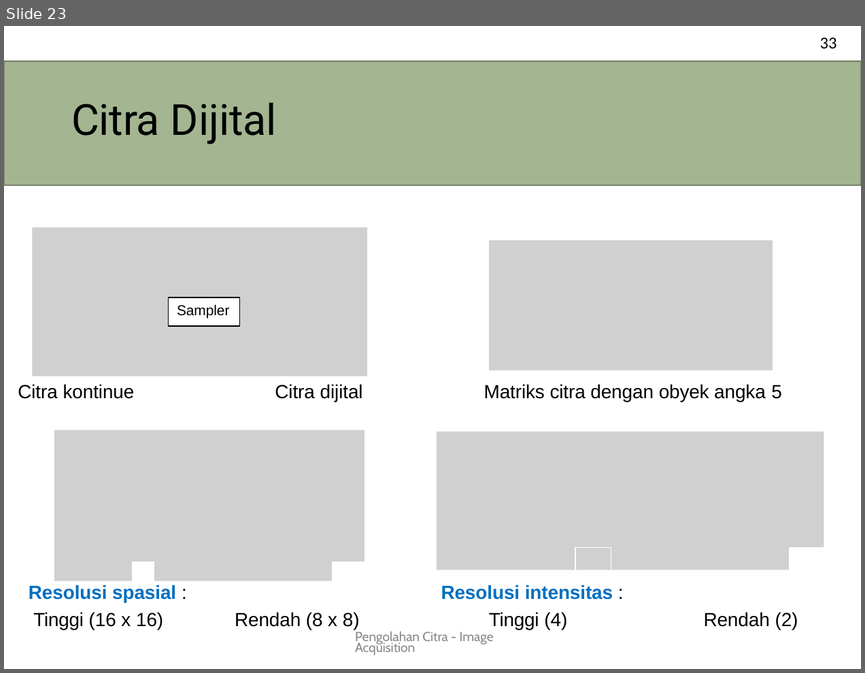
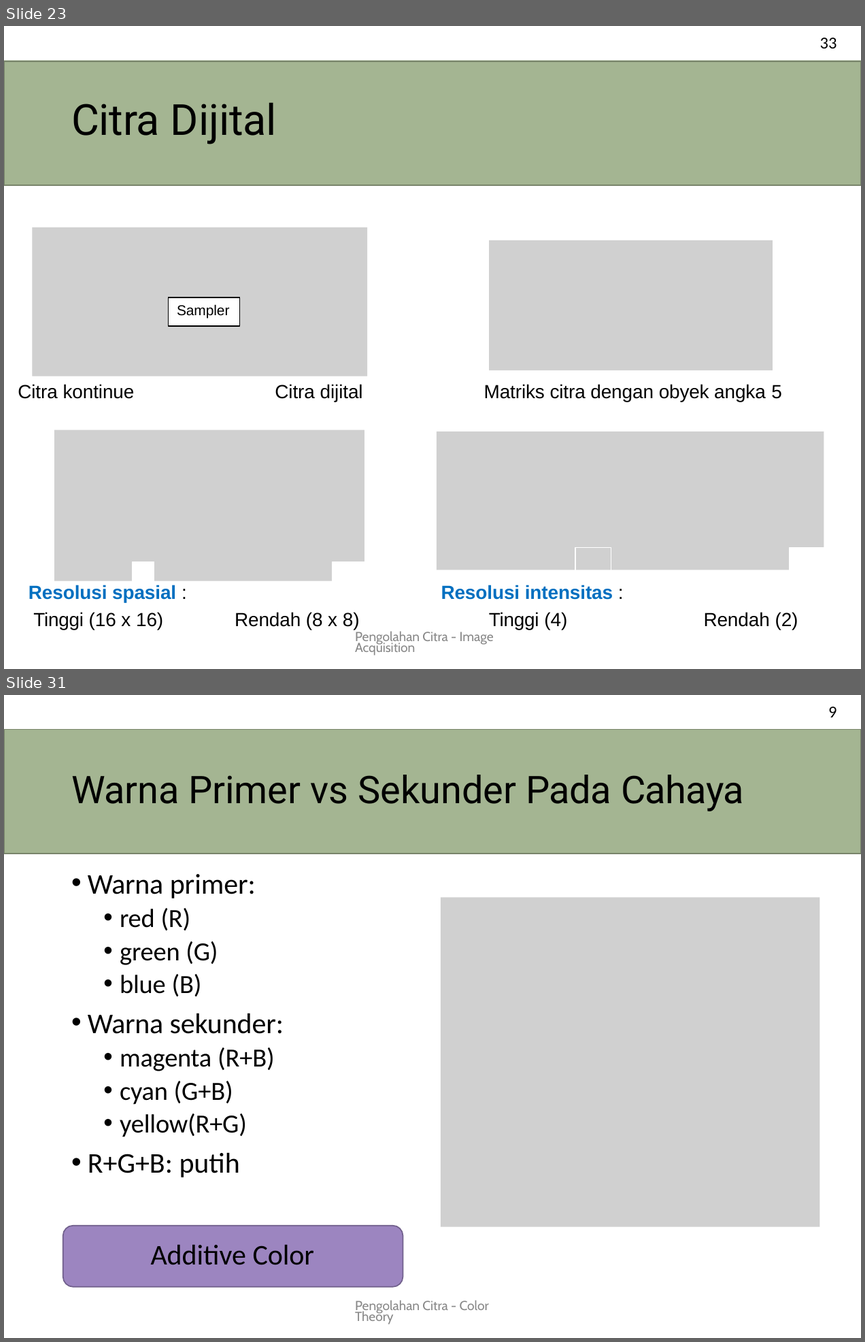
Before and after one commit to novalassalam/comvis, a slide deck: pencit.pptx. Shown one above the other, each under a label of ours: slide 23 before the commit, slides 23 and 31 after it; the slides between them are not shown. The pictures are 865x673 and 865x1342 pixels, drawn with LibreOffice and Linux fonts; fonts in the diff are those of the drawing; grey boxes stand for pictures. Boxes give left, top, right and bottom in pixels: in the first picture for what was removed or moved away, otherwise in the second. Text is boxed around its words. In the diff, an @@ line names an element or a change of style, - is before the commit and + after.

```diff
--- a/pencit.pptx
+++ b/pencit.pptx
@@ slide 31 added at bbox=[4, 695, 861, 1338], background #FFFFFF @@
@@ text added at bbox=[828, 707, 836, 717], 14 pt, text #000000 @@
+9
@@ title added at bbox=[4, 729, 861, 853], fill #A4B592, outline #78846A 0.96 pt, 32 pt, text #000000 @@
+Warna Primer vs Sekunder Pada Cahaya
@@ text added at bbox=[88, 874, 315, 1265], 22 pt, text #000000 @@
+• Warna primer:
+  • red (R)
+  • green (G)
+  • blue (B)
+• Warna sekunder:
+  • magenta (R+B)
+  • cyan (G+B)
+  • yellow(R+G)
+• R+G+B: putih
+Additive Color
@@ picture added at bbox=[440, 897, 820, 1226] @@
@@ freeform shape added at bbox=[63, 1225, 403, 1287], fill #9C85C0 @@
@@ freeform shape added at bbox=[63, 1225, 403, 1287], outline #705F8B 0.96 pt @@
@@ text added at bbox=[355, 1300, 489, 1324], 11 pt, text #888888 @@
+Pengolahan Citra - Color Theory
```
Also in this commit, not shown: 1 slide changed, 29 other slides added.
